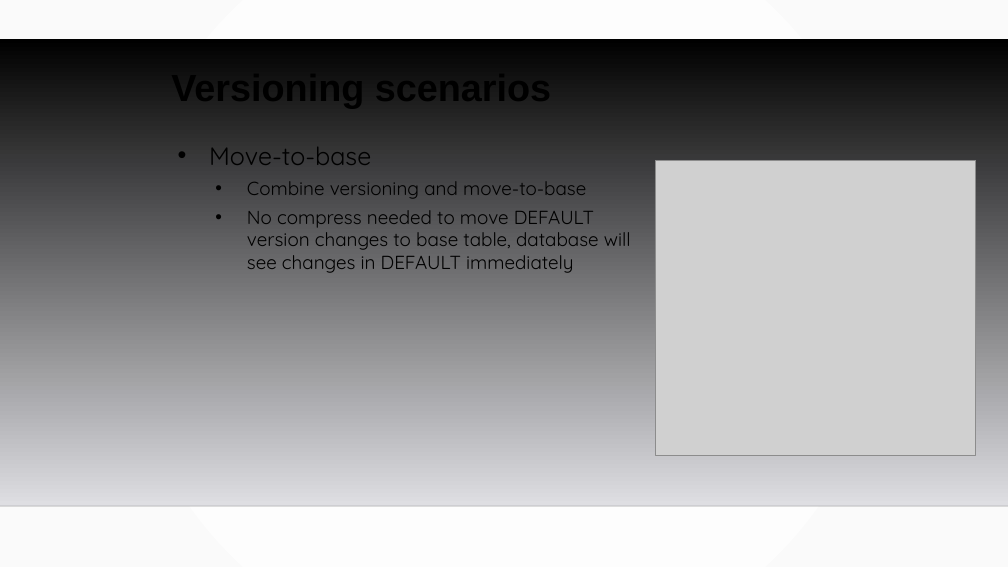
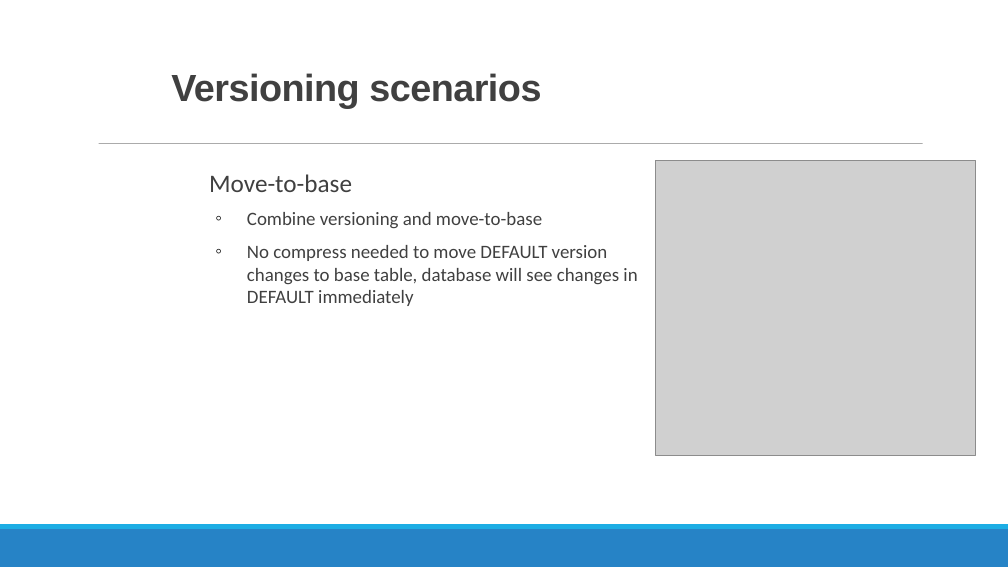
Before and after one commit to MGIS-UMN/GIS5577_week9, a slide deck: slide 21 of Database_Administration.odp. Drawn at 1008x567 pixels with LibreOffice and Linux fonts; fonts in the diff are those of the drawing; grey boxes stand for pictures; background and template pictures are left out. Boxes give left, top, right and bottom in pixels: in the first picture for what was removed or moved away, otherwise in the second. Text is boxed around its words. In the diff, an @@ line names an element or a change of style, - is before the commit and + after.

```diff
--- a/Database_Administration.odp
+++ b/Database_Administration.odp
@@ background gradient #FFFFFF to #FAFAFA to #FFFFFF @@
@@ title "Versioning scenarios" at (x1=171, y1=73, x2=541, y2=109): text colour #000000 to #404040, letter spacing 0 to -0.5 pt; line spacing 0.9 to 0.85 @@
@@ freeform shape removed at (x1=0, y1=39, x2=1008, y2=506) @@
@@ line added from (99, 144) to (923, 144), #7F7F7F 0.51 pt @@
@@ text "Move-to-base" moved from (x1=209, y1=147, x2=631, y2=273) to (x1=209, y1=174, x2=637, y2=306) @@
@@ text "Move-to-base" at (x1=209, y1=174, x2=637, y2=306): font Quicksand to Calibri, text colour #000000 to #404040; bullet • to  ; more space between paragraphs; bullet • to ◦ @@
@@ line removed from (0, 506) to (1008, 506) @@
@@ freeform shape added at (x1=0, y1=529, x2=1008, y2=567), fill #2683C6 @@
@@ freeform shape added at (x1=0, y1=524, x2=1008, y2=529), fill #1CADE4 @@
```
Also in this commit, not shown: 20 other slides changed.
